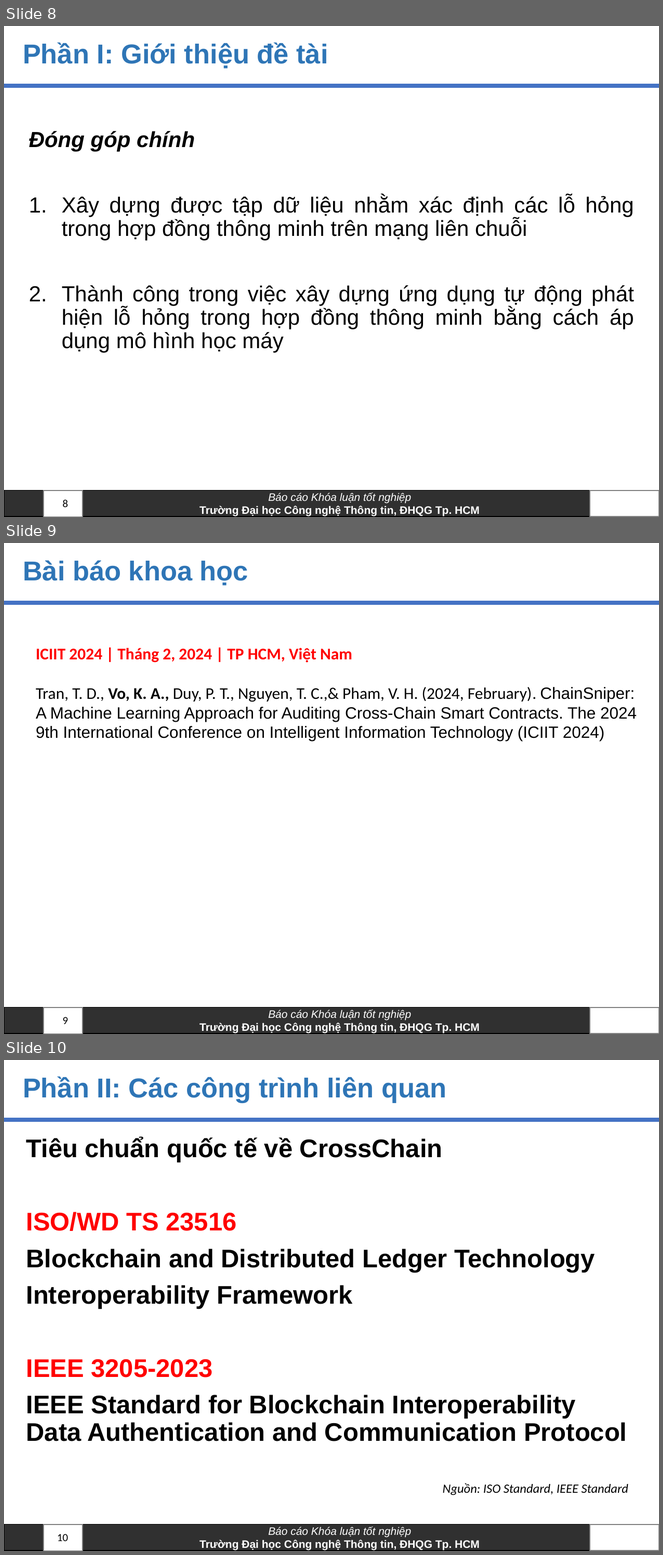
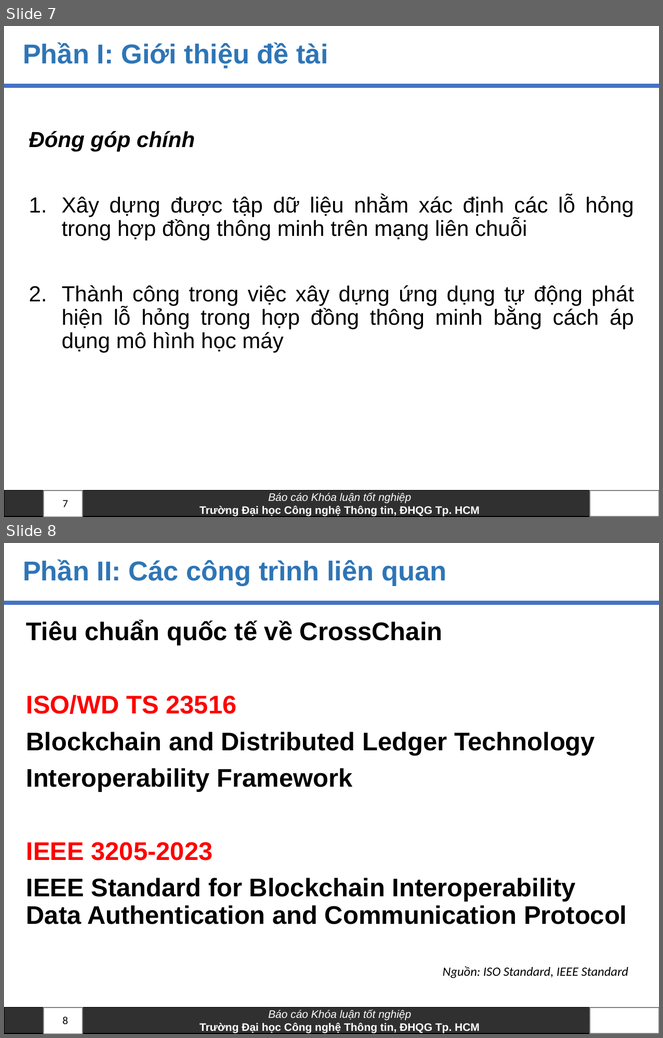
Before and after one commit to anhkiet1227/NT505_Thesis, a slide deck: Slide_20520605_VoAnhKiet.pptx. Shown one above the other, each under a label of ours: slides 8, 9 and 10 before the commit, slides 7 and 8 after it. The pictures are 663x1555 and 663x1038 pixels, drawn with LibreOffice and Linux fonts; fonts in the diff are those of the drawing; background and template pictures are left out. Boxes give left, top, right and bottom in pixels: in the first picture for what was removed or moved away, otherwise in the second. Text is boxed around its words. In the diff, an @@ line names an element or a change of style, - is before the commit and + after.

```diff
--- a/Slide_20520605_VoAnhKiet.pptx
+++ b/Slide_20520605_VoAnhKiet.pptx
@@ slide 9 removed at (x1=4, y1=543, x2=659, y2=1034), background #FFFFFF; not listed: 4 template elements that a slide beside it also shows @@
@@ title removed at (x1=23, y1=560, x2=248, y2=586) @@
-Bài báo khoa học
@@ text removed at (x1=36, y1=648, x2=637, y2=741) @@
-ICIIT 2024 | Tháng 2, 2024 | TP HCM, Việt Nam
-Tran, T. D., Vo, K. A., Duy, P. T., Nguyen, T. C.,& Pham, V. H. (2024, February). ChainSniper: A Machine Learning Approach for Auditing Cross-Chain Smart Contracts. The 2024 9th International Conference on Intelligent Information Technology (ICIIT 2024)
@@ page number removed at (x1=63, y1=1017, x2=68, y2=1025) @@
-9
@@ what was slide 8 is now slide 7 @@
@@ page number at (x1=63, y1=500, x2=68, y2=508): text changed @@
-8
+7
@@ what was slide 10 is now slide 8 @@
@@ page number at (x1=63, y1=1017, x2=68, y2=1025): text changed @@
-10
+8
```
Also in this commit, not shown: 1 other slide removed, 2 other files.
